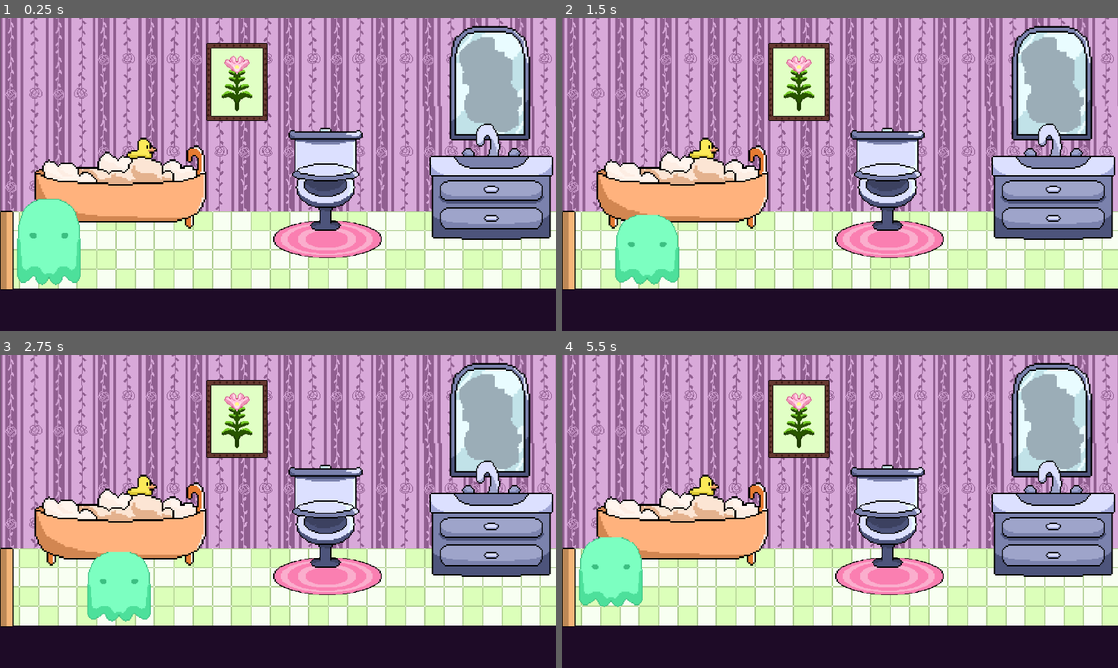
Above: before the commit, frames 1-4 (two rows, left to right).
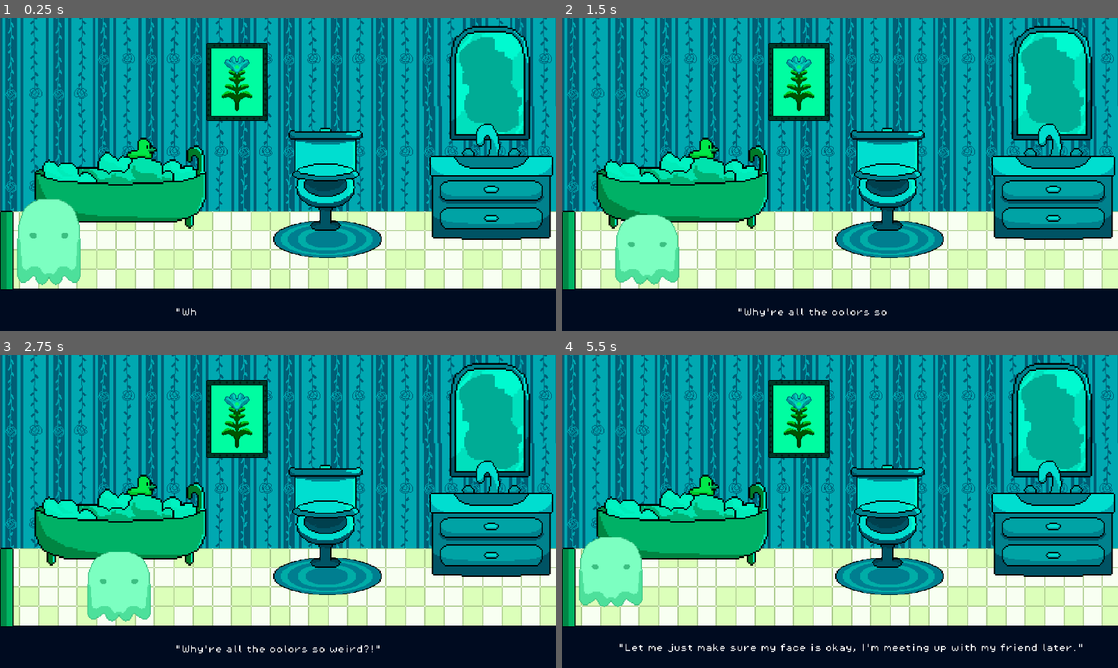
Above: after the commit, the same moments.

Repository: vishyyyyyyyyy/before-i-fade
Game: Godot game, scene res://scenes/bathroom.tscn
Two runs of this game, one before a commit and one after it. Both use one fixed random seed, a clock stepped at 60 frames per second and the inputs below. This scene is started directly instead of the project's main scene. Sound files missing from this copy of the repository are replaced by a short silence.
Inputs (mouse positions are in pixels of both pictures, inside the frame that each line leads up to):
- Up to frame 1 (0.25 s): no input
- Up to frame 2 (1.5 s): move the mouse to (962, 158) at 0.52 s; hold Right (ui_right) 0.53-1.28 s; click (962, 158) at 0.67 s; move the mouse to (728, 190) at 1.27 s; hold Down (ui_down) from 1.28 s (still down)
- Up to frame 3 (2.75 s): move the mouse to (333, 442) at 2.02 s; release Down (ui_down) at 2.03 s; hold Right (ui_right) from 2.03 s (still down)
- Up to frame 4 (5.5 s): move the mouse to (812, 574) at 2.77 s; release Right (ui_right) at 2.78 s; hold Up (ui_up) 2.78-3.53 s; click (812, 574) at 2.92 s; move the mouse to (1006, 558) at 3.52 s; hold Left (ui_left) 3.53-5.03 s; move the mouse to (673, 464) at 4.27 s; move the mouse to (867, 511) at 5.02 s; hold Down (ui_down) from 5.03 s (still down); click (867, 511) at 5.17 s

The runs differ from the first frame. In frame 1, 77% of the frame differs, in the area x 0-100%, y 0-100%; in frame 2, 78%; in frame 3, 78%; in frame 4, 77%.

Commit message:
modulate bathroom colors

Diff:
--- a/scenes/bathroom.tscn
+++ b/scenes/bathroom.tscn
@@ -1,6 +1,7 @@
-[gd_scene load_steps=19 format=3 uid="uid://hktmcl6xg08u"]
+[gd_scene load_steps=23 format=3 uid="uid://hktmcl6xg08u"]
 
 [ext_resource type="Texture2D" uid="uid://bm6wrerb7anvl" path="res://assets/wallpaper.png" id="1_gknyc"]
+[ext_resource type="Script" uid="uid://dp3auqvxnpfao" path="res://scripts/bathroom.gd" id="1_n5w2q"]
 [ext_resource type="Texture2D" uid="uid://6krf88o8e158" path="res://assets/tiles2.png" id="2_j2cwc"]
 [ext_resource type="Texture2D" uid="uid://cdmb7pkjcgu60" path="res://assets/mirror2.png" id="3_q0btg"]
 [ext_resource type="Texture2D" uid="uid://8gki14vxatem" path="res://assets/sink.png" id="4_c3o6o"]
@@ -31,27 +32,184 @@
 [sub_resource type="RectangleShape2D" id="RectangleShape2D_m8av8"]
 size = Vector2(1534.67, 118)
 
+[sub_resource type="Animation" id="Animation_ym42y"]
+resource_name = "text"
+length = 6.0
+tracks/0/type = "value"
+tracks/0/imported = false
+tracks/0/enabled = true
+tracks/0/path = NodePath("../Label:visible_ratio")
+tracks/0/interp = 1
+tracks/0/loop_wrap = true
+tracks/0/keys = {
+"times": PackedFloat32Array(0, 2.01),
+"transitions": PackedFloat32Array(1, 1),
+"update": 0,
+"values": [0.0, 1.0]
+}
+tracks/1/type = "value"
+tracks/1/imported = false
+tracks/1/enabled = true
+tracks/1/path = NodePath("../Label:visible")
+tracks/1/interp = 1
+tracks/1/loop_wrap = true
+tracks/1/keys = {
+"times": PackedFloat32Array(0, 3),
+"transitions": PackedFloat32Array(1, 1),
+"update": 1,
+"values": [true, false]
+}
+tracks/2/type = "value"
+tracks/2/imported = false
+tracks/2/enabled = true
+tracks/2/path = NodePath(".:visible")
+tracks/2/interp = 1
+tracks/2/loop_wrap = true
+tracks/2/keys = {
+"times": PackedFloat32Array(0, 3, 6),
+"transitions": PackedFloat32Array(1, 1, 1),
+"update": 1,
+"values": [false, true, false]
+}
+tracks/3/type = "value"
+tracks/3/imported = false
+tracks/3/enabled = true
+tracks/3/path = NodePath(".:visible_ratio")
+tracks/3/interp = 1
+tracks/3/loop_wrap = true
+tracks/3/keys = {
+"times": PackedFloat32Array(3, 5.05),
+"transitions": PackedFloat32Array(1, 1),
+"update": 0,
+"values": [0.0, 1.0]
+}
+
+[sub_resource type="Animation" id="Animation_n5w2q"]
+length = 0.001
+tracks/0/type = "value"
+tracks/0/imported = false
+tracks/0/enabled = true
+tracks/0/path = NodePath("../Label:visible_ratio")
+tracks/0/interp = 1
+tracks/0/loop_wrap = true
+tracks/0/keys = {
+"times": PackedFloat32Array(0),
+"transitions": PackedFloat32Array(1),
+"update": 0,
+"values": [0.0]
+}
+tracks/1/type = "value"
+tracks/1/imported = false
+tracks/1/enabled = true
+tracks/1/path = NodePath("../Label:visible")
+tracks/1/interp = 1
+tracks/1/loop_wrap = true
+tracks/1/keys = {
+"times": PackedFloat32Array(0),
+"transitions": PackedFloat32Array(1),
+"update": 1,
+"values": [true]
+}
+tracks/2/type = "value"
+tracks/2/imported = false
+tracks/2/enabled = true
+tracks/2/path = NodePath(".:visible")
+tracks/2/interp = 1
+tracks/2/loop_wrap = true
+tracks/2/keys = {
+"times": PackedFloat32Array(0),
+"transitions": PackedFloat32Array(1),
+"update": 1,
+"values": [true]
+}
+tracks/3/type = "value"
+tracks/3/imported = false
+tracks/3/enabled = true
+tracks/3/path = NodePath(".:visible_ratio")
+tracks/3/interp = 1
+tracks/3/loop_wrap = true
+tracks/3/keys = {
+"times": PackedFloat32Array(0),
+"transitions": PackedFloat32Array(1),
+"update": 0,
+"values": [0.0]
+}
+
+[sub_resource type="AnimationLibrary" id="AnimationLibrary_xd8h1"]
+_data = {
+&"RESET": SubResource("Animation_n5w2q"),
+&"text": SubResource("Animation_ym42y")
+}
+
 [sub_resource type="RectangleShape2D" id="RectangleShape2D_2v03t"]
 size = Vector2(169, 1323)
 
 [sub_resource type="RectangleShape2D" id="RectangleShape2D_l23g3"]
-size = Vector2(2309.25, 590)
+size = Vector2(2309.25, 620)
 
 [node name="Node2D" type="Node2D"]
-
-[node name="TileMap2" type="TileMap" parent="."]
+script = ExtResource("1_n5w2q")
+
+[node name="CanvasModulate" type="CanvasModulate" parent="."]
+color = Color(0, 0.992157, 0.815686, 1)
+
+[node name="TileMap2" type="TileMap" parent="CanvasModulate"]
 position = Vector2(-70.895, 53.39)
 scale = Vector2(3, 3)
 tile_set = SubResource("TileSet_qfxnf")
 format = 2
-layer_0/tile_data = PackedInt32Array(131077, 0, 0, 131085, 0, 0, 131093, 0, 0, 131101, 0, 0, 131109, 0, 0, 131113, 0, 0, 327685, 0, 0, 131121, 0, 0, 851973, 0, 0, 655373, 0, 0, 655381, 0, 0, 655389, 0, 0, 655397, 0, 0, 655405, 0, 0, 1179661, 0, 0, 1179669, 0, 0, 1179677, 0, 0, 1179685, 0, 0, 1179693, 0, 0, 655413, 0, 0, 1179701, 0, 0)
-
-[node name="TileMap" type="TileMap" parent="."]
+layer_0/tile_data = PackedInt32Array(131077, 0, 0, 131085, 0, 0, 131093, 0, 0, 131101, 0, 0, 131109, 0, 0, 131113, 0, 0, 327685, 0, 0, 131121, 0, 0, 655373, 0, 0, 655381, 0, 0, 655389, 0, 0, 655397, 0, 0, 655405, 0, 0, 655413, 0, 0, 1179701, 0, 0, 851973, 0, 0, 1179677, 0, 0, 1179685, 0, 0, 1179693, 0, 0, 1179661, 0, 0, 1179669, 0, 0)
+
+[node name="CanvasLayer" type="CanvasLayer" parent="."]
+layer = 0
+
+[node name="TileMap" type="TileMap" parent="CanvasLayer"]
 position = Vector2(21, -740)
 scale = Vector2(2.5, 2.5)
 tile_set = SubResource("TileSet_q0btg")
 format = 2
 layer_0/tile_data = PackedInt32Array(2752515, 0, 0, 2752523, 0, 0, 2752531, 0, 0, 2752539, 0, 0, 2752547, 0, 0, 2752555, 0, 0, 2752563, 0, 0, 2752571, 0, 0)
+
+[node name="CanvasLayer2" type="CanvasLayer" parent="."]
+
+[node name="CanvasModulate" type="CanvasModulate" parent="CanvasLayer2"]
+color = Color(0, 0.992157, 0.815686, 1)
+
+[node name="Mirror2" type="Sprite2D" parent="CanvasLayer2"]
+position = Vector2(2030, 280)
+scale = Vector2(6.67188, 6.67188)
+texture = ExtResource("3_q0btg")
+
+[node name="Sink" type="Sprite2D" parent="CanvasLayer2"]
+position = Vector2(2036, 656)
+scale = Vector2(5.34375, 5.34375)
+texture = ExtResource("4_c3o6o")
+
+[node name="Door" type="Sprite2D" parent="CanvasLayer2"]
+position = Vector2(-4, 965.677)
+rotation = 1.5708
+scale = Vector2(3.08318, 3.5)
+texture = ExtResource("5_hq5ij")
+
+[node name="Pinkrug" type="Sprite2D" parent="CanvasLayer2"]
+position = Vector2(1349, 926)
+scale = Vector2(5.43164, 1.99804)
+texture = ExtResource("6_c0g1v")
+
+[node name="Toliet" type="Sprite2D" parent="CanvasLayer2"]
+position = Vector2(1349, 593)
+scale = Vector2(4.95508, 4.95508)
+texture = ExtResource("7_ym42y")
+
+[node name="Bathtub" type="Sprite2D" parent="CanvasLayer2"]
+position = Vector2(499, 700)
+scale = Vector2(6.35938, 6.35938)
+texture = ExtResource("8_hq5ij")
+
+[node name="Flowerpainting" type="Sprite2D" parent="CanvasLayer2"]
+position = Vector2(982, 265)
+scale = Vector2(3.10156, 3.10156)
+texture = ExtResource("9_c0g1v")
 
 [node name="ColorRect2" type="ColorRect" parent="."]
 offset_left = -17.0
@@ -67,98 +225,70 @@
 [node name="CollisionShape2D3" type="CollisionShape2D" parent="StaticBody2D"]
 shape = SubResource("RectangleShape2D_m8av8")
 
-[node name="Mirror2" type="Sprite2D" parent="."]
-position = Vector2(2030, 280)
-scale = Vector2(6.67188, 6.67188)
-texture = ExtResource("3_q0btg")
-
-[node name="Sink" type="Sprite2D" parent="."]
-position = Vector2(2036, 656)
-scale = Vector2(5.34375, 5.34375)
-texture = ExtResource("4_c3o6o")
-
-[node name="Door" type="Sprite2D" parent="."]
-position = Vector2(-4, 965.677)
-rotation = 1.5708
-scale = Vector2(3.08318, 3.5)
-texture = ExtResource("5_hq5ij")
-
-[node name="Pinkrug" type="Sprite2D" parent="."]
-position = Vector2(1349, 926)
-scale = Vector2(5.43164, 1.99804)
-texture = ExtResource("6_c0g1v")
-
-[node name="Toliet" type="Sprite2D" parent="."]
-position = Vector2(1349, 593)
-scale = Vector2(4.95508, 4.95508)
-texture = ExtResource("7_ym42y")
-
-[node name="Bathtub" type="Sprite2D" parent="."]
-position = Vector2(499, 700)
-scale = Vector2(6.35938, 6.35938)
-texture = ExtResource("8_hq5ij")
-
-[node name="Flowerpainting" type="Sprite2D" parent="."]
-position = Vector2(982, 265)
-scale = Vector2(3.10156, 3.10156)
-texture = ExtResource("9_c0g1v")
-
-[node name="blobGhostPlayer" parent="." instance=ExtResource("10_c0g1v")]
+[node name="CanvasLayer3" type="CanvasLayer" parent="."]
+layer = 4
+
+[node name="blobGhostPlayer" parent="CanvasLayer3" instance=ExtResource("10_c0g1v")]
 position = Vector2(223, 913)
 scale = Vector2(4, 4)
 
-[node name="leftwallcollision" type="StaticBody2D" parent="."]
-
-[node name="CollisionShape2D" type="CollisionShape2D" parent="leftwallcollision"]
-position = Vector2(-74.5, 651.5)
-shape = SubResource("RectangleShape2D_2v03t")
-
-[node name="rightwallcollision" type="StaticBody2D" parent="."]
-
-[node name="CollisionShape2D" type="CollisionShape2D" parent="rightwallcollision"]
-position = Vector2(2383, 642)
-shape = SubResource("RectangleShape2D_2v03t")
-
-[node name="WallCollision" type="StaticBody2D" parent="rightwallcollision"]
-
-[node name="CollisionShape2D" type="CollisionShape2D" parent="rightwallcollision/WallCollision"]
-position = Vector2(1165.38, 278)
-shape = SubResource("RectangleShape2D_l23g3")
-
-[node name="Label" type="Label" parent="."]
+[node name="AnimationPlayer" type="AnimationPlayer" parent="CanvasLayer3"]
+root_node = NodePath("Label2")
+libraries = {
+&"": SubResource("AnimationLibrary_xd8h1")
+}
+
+[node name="Label" type="Label" parent="CanvasLayer3/AnimationPlayer"]
 z_index = 1
 anchors_preset = 7
 anchor_left = 0.5
 anchor_top = 1.0
 anchor_right = 0.5
 anchor_bottom = 1.0
-offset_left = 880.0
-offset_top = 1203.0
-offset_right = 1424.0
-offset_bottom = 1240.0
+offset_left = -428.0
+offset_top = -93.0
+offset_right = 428.0
+offset_bottom = -56.0
 grow_horizontal = 2
 grow_vertical = 0
 theme_override_fonts/font = ExtResource("11_ym42y")
 theme_override_font_sizes/font_size = 32
-text = "\"Why Doe\""
+text = "\"Why're all the colors so weird?!\""
 visible_characters = 0
 visible_ratio = 0.0
 
-[node name="Label2" type="Label" parent="."]
-visible = false
+[node name="Label2" type="Label" parent="CanvasLayer3/AnimationPlayer"]
 anchors_preset = 7
 anchor_left = 0.5
 anchor_top = 1.0
 anchor_right = 0.5
 anchor_bottom = 1.0
-offset_left = 712.0
-offset_top = 1203.0
-offset_right = 1256.0
-offset_bottom = 1240.0
+offset_left = -921.0
+offset_top = -99.0
+offset_right = 1011.0
+offset_bottom = -62.0
 grow_horizontal = 2
 grow_vertical = 0
 theme_override_fonts/font = ExtResource("11_ym42y")
 theme_override_font_sizes/font_size = 32
-text = "\"I need to go to the bathroom... My head hurts.\""
+text = "\"Let me just make sure my face is okay, I'm meeting up with my friend later.\""
 visible_characters = 0
 visible_ratio = 0.0
+
+[node name="leftwallcollision" type="StaticBody2D" parent="."]
+
+[node name="CollisionShape2D" type="CollisionShape2D" parent="leftwallcollision"]
+position = Vector2(-74.5, 651.5)
+shape = SubResource("RectangleShape2D_2v03t")
+
+[node name="rightwallcollision" type="StaticBody2D" parent="."]
+
+[node name="CollisionShape2D" type="CollisionShape2D" parent="rightwallcollision"]
+position = Vector2(2383, 642)
+shape = SubResource("RectangleShape2D_2v03t")
+
+[node name="WallCollision" type="StaticBody2D" parent="rightwallcollision"]
+
+[node name="CollisionShape2D" type="CollisionShape2D" parent="rightwallcollision/WallCollision"]
+position = Vector2(1165.38, 293)
+shape = SubResource("RectangleShape2D_l23g3")
--- a/scenes/bedroom.tscn
+++ b/scenes/bedroom.tscn
@@ -171,7 +171,7 @@
 metadata/_edit_lock_ = true
 
 [node name="CanvasModulate" type="CanvasModulate" parent="."]
-color = Color(0.205404, 0.985669, 0.701203, 1)
+color = Color(3.08037e-06, 0.993911, 0.816257, 1)
 
 [node name="TileMap2" type="TileMap" parent="CanvasModulate"]
 position = Vector2(-70.895, 53.39)
--- /dev/null
+++ b/scripts/bathroom.gd
@@ -0,0 +1,8 @@
+extends Node2D
+
+func _ready():
+	#$SceneTrigger/CollisionShape2D.disabled =true
+	$CanvasLayer3/AnimationPlayer.play("text")
+	await $CanvasLayer3/AnimationPlayer.animation_finished
+	#$CanvasLayer/Label3.visible=true
+	#$SceneTrigger/CollisionShape2D.disabled = false
Not shown, added: scripts/bathroom.gd.uid
